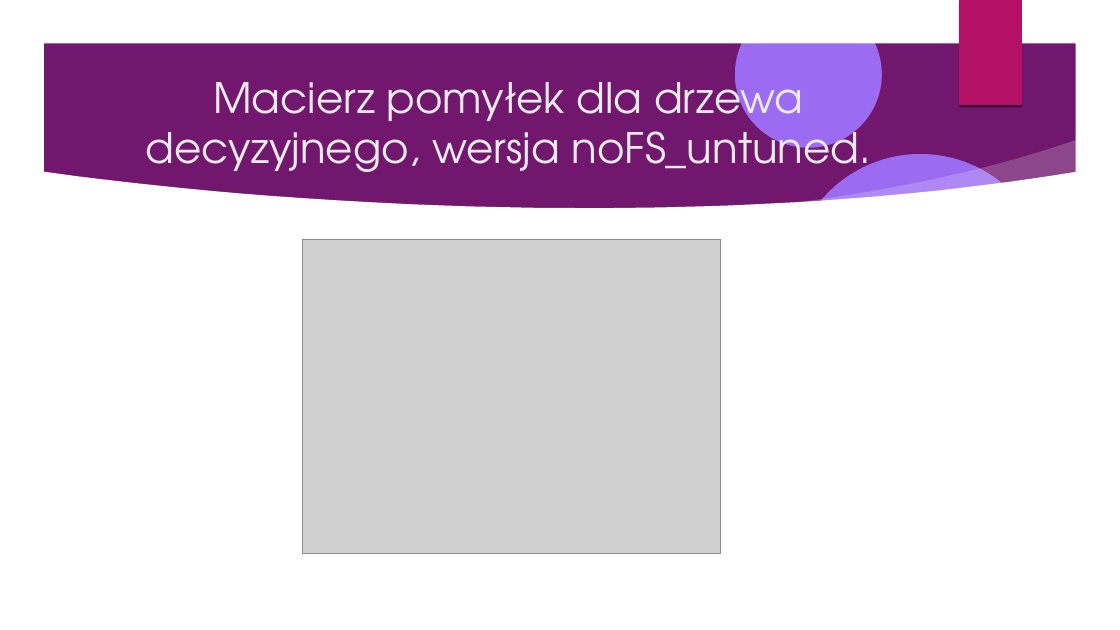
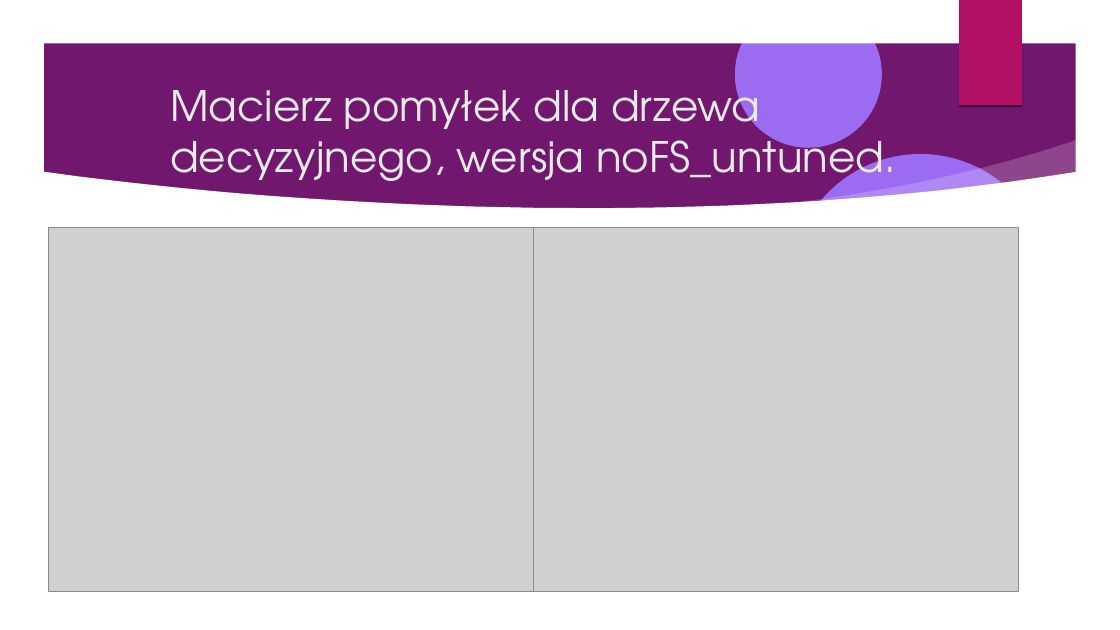
Before and after one commit to Pawel-Tomasz-Nowak/Scientific-collaboration, a slide deck: slide 45 of Prezentacje/prezentacja z ukrojonymi slajdami.odp (slide 48 before the commit). Drawn at 1120x630 pixels with LibreOffice and Linux fonts; fonts in the diff are those of the drawing; grey boxes stand for pictures; background and template pictures are left out. Boxes give left, top, right and bottom in pixels: in the first picture for what was removed or moved away, otherwise in the second. Text is boxed around its words. In the diff, an @@ line names an element or a change of style, - is before the commit and + after.

```diff
--- a/Prezentacje/prezentacja z ukrojonymi slajdami.odp
+++ b/Prezentacje/prezentacja z ukrojonymi slajdami.odp
@@ title "Macierz pomyłek dla drzewa decyzyjnego, ...": place and size @@
-title "Macierz pomyłek dla drzewa decyzyjnego, ..." at [146,70,872,183]
+title "Macierz pomyłek dla drzewa decyzyjnego, ..." at [170,78,896,191]
@@ title "Macierz pomyłek dla drzewa decyzyjnego, ..." at [170,78,896,191]: alignment centre to left @@
@@ picture: place and size @@
-picture at [302,239,721,554]
+picture at [48,228,533,592]
@@ picture added at [534,228,1018,592] @@
```
Also in this commit, not shown: 24 other slides changed, 5 slides added, 11 slides removed, 3 other files.
